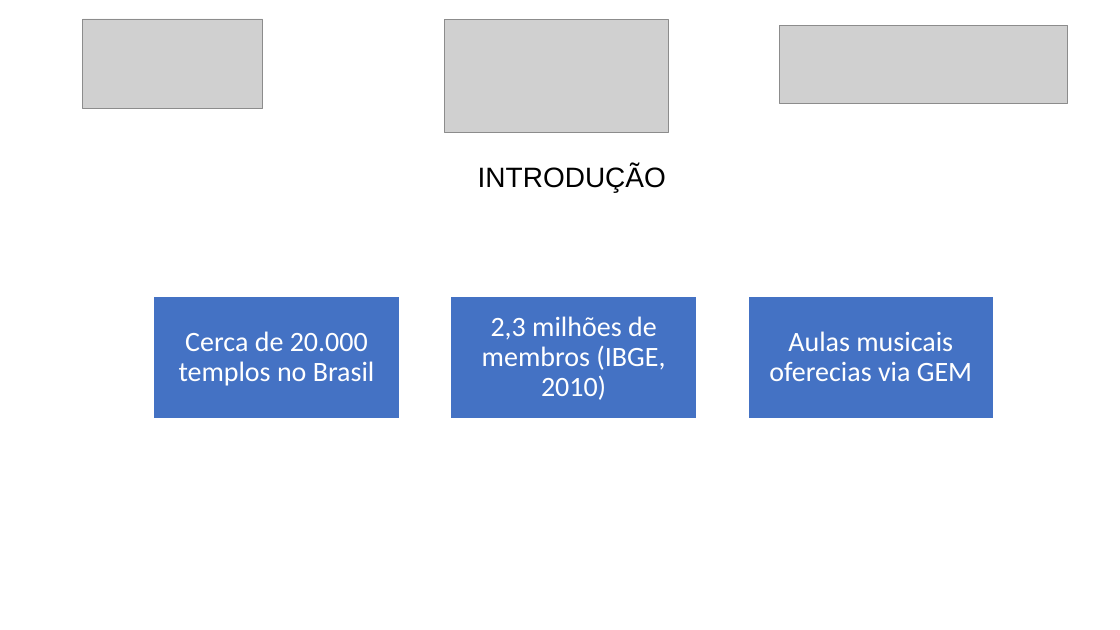
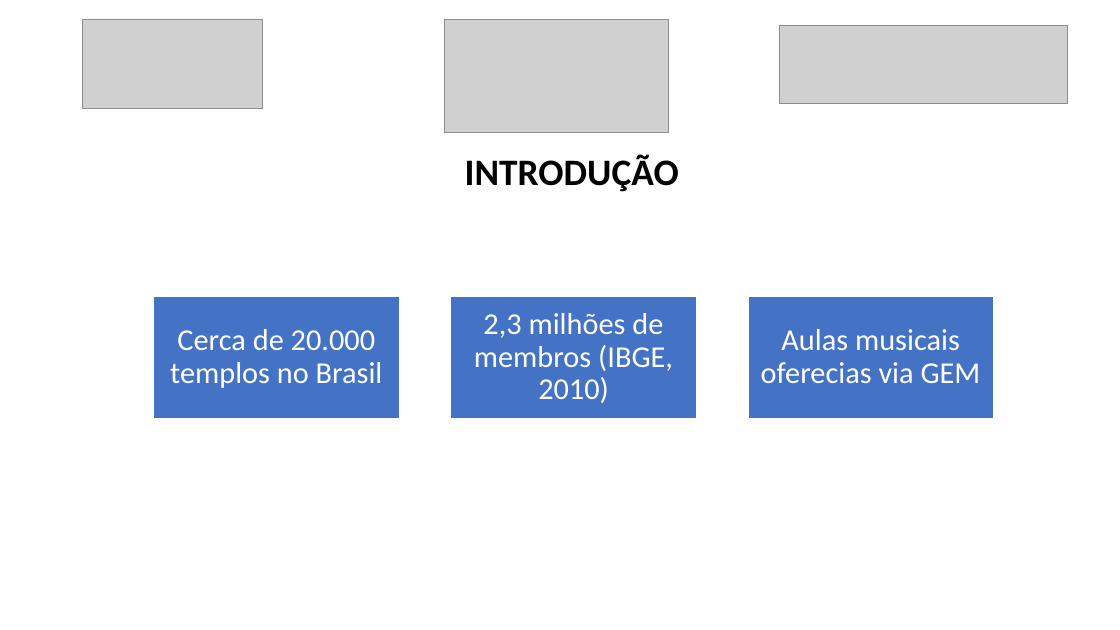
Before and after one commit to luanmenezesx/TCC-CCB, a slide deck: slide 2 of Modelo slides apresentação TCC.pptx. Drawn at 1120x630 pixels with LibreOffice and Linux fonts; fonts in the diff are those of the drawing; grey boxes stand for pictures. Boxes give left, top, right and bottom in pixels: in the first picture for what was removed or moved away, otherwise in the second. Text is boxed around its words. In the diff, an @@ line names an element or a change of style, - is before the commit and + after.

```diff
--- a/Modelo slides apresentação TCC.pptx
+++ b/Modelo slides apresentação TCC.pptx
@@ title "INTRODUÇÃO" at (465, 154, 679, 192): size 24 to 32 pt, font Arial to Calibri, bold on @@
@@ size 24 to 26 pt in 3 elements at (170, 329, 383, 388), (474, 313, 673, 403), (761, 329, 981, 383) @@
```
Also in this commit, not shown: 9 other slides changed, 2 slides added, 1 slide removed.
